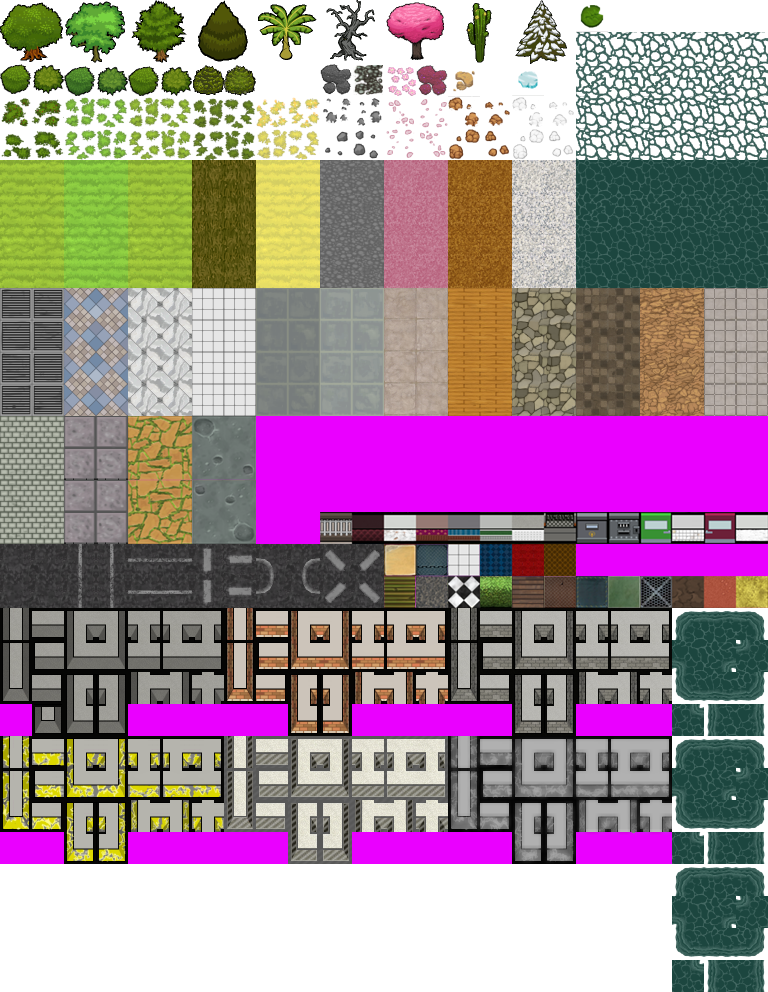
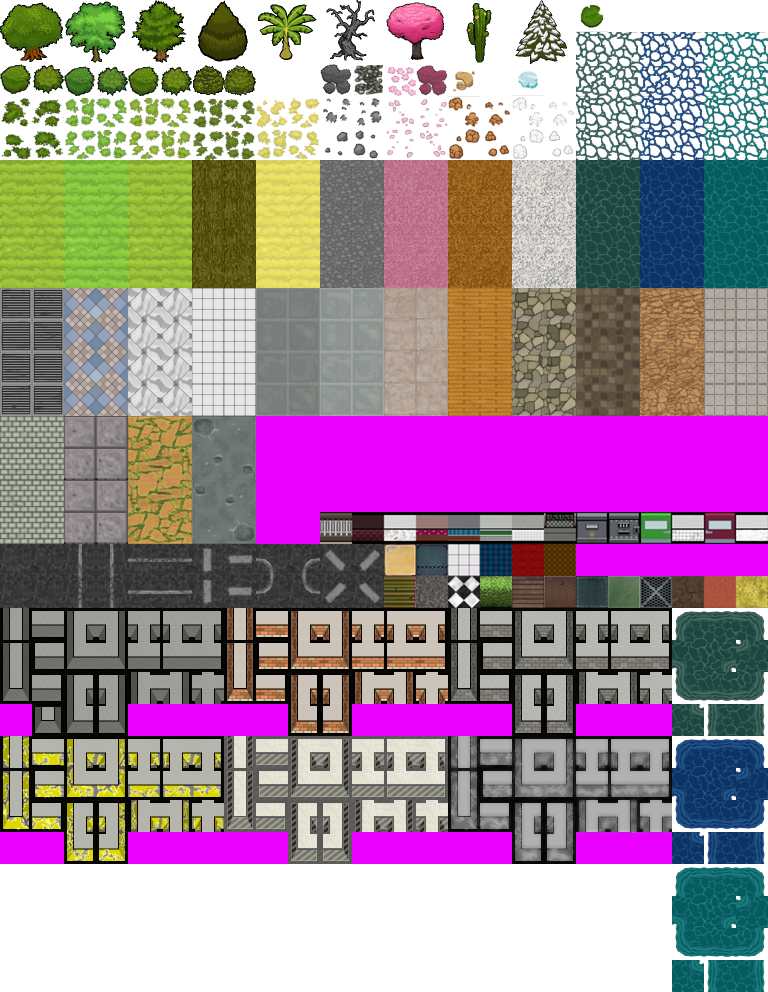
The second w=768, h=992 image is a revision of the first. Changes to its layers:
renamed "Calque 4" to "Balance des couleurs 1", painted on it over [640, 32, 768, 992]
removed layer "Calque 6" over [704, 32, 768, 288]
removed layer "Calque 5" over [640, 32, 704, 288]
removed layer "Calque 3" over [640, 32, 768, 864]
